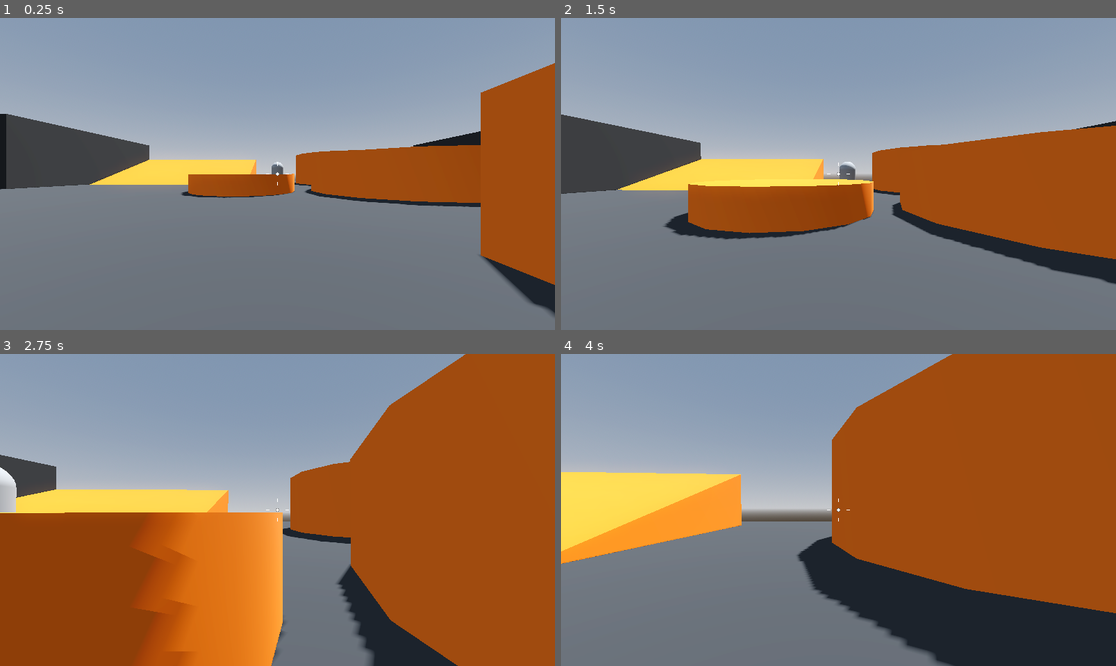
Above: before the commit, frames 1-4 (two rows, left to right).
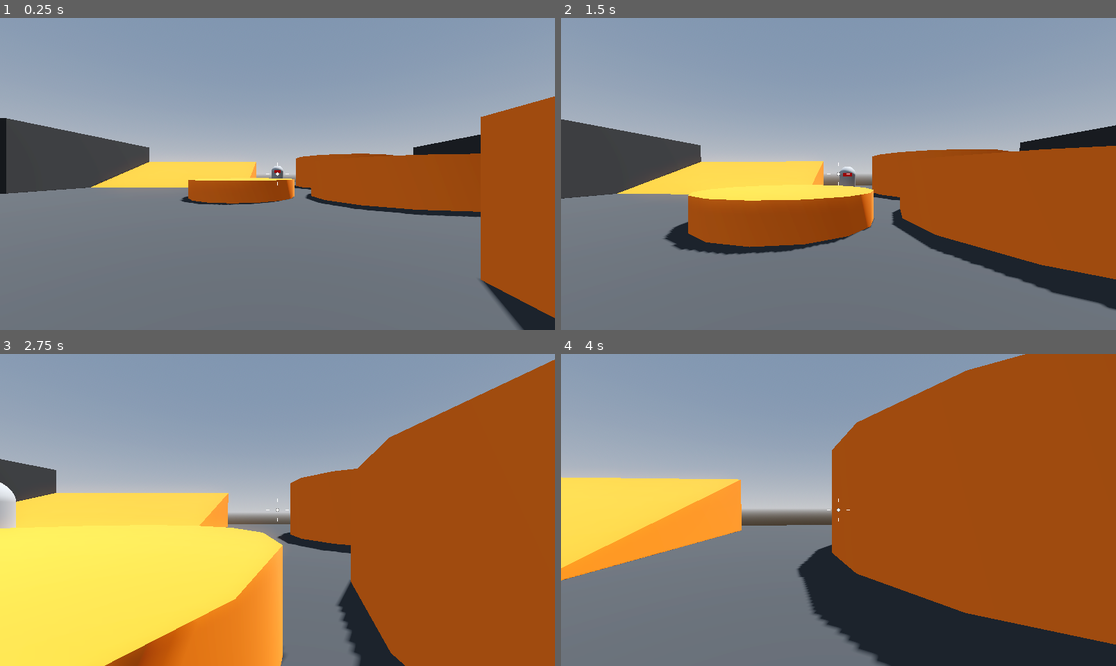
Above: after the commit, the same moments.

Repository: BlurryGames/RoboRampage
Game: Godot game, scene res://levels/sand_box.tscn
The game is run twice, just before and just after one commit, with the same random seed, the same clock (stepped at 60 frames per second) and the same inputs.
Inputs (mouse positions are in pixels of both pictures, inside the frame that each line leads up to):
- Up to frame 1 (0.25 s): no input
- Up to frame 2 (1.5 s): tap Enter at 0.5 s; move the mouse to (866, 174) at 0.52 s; hold W (move_forward) from 0.53 s (still down); tap Space (jump) at 0.77 s; move the mouse to (810, 174) at 1.27 s
- Up to frame 3 (2.75 s): keep holding W (move_forward); tap Space (jump) at 1.52 s; move the mouse to (288, 503) at 2.02 s
- Up to frame 4 (4 s): keep holding W (move_forward); move the mouse to (832, 516) at 2.77 s; tap Space (jump) at 3.02, 3.77 s; move the mouse to (877, 513) at 3.52 s

The runs differ from the first frame. In frame 1, 7.1% of the frame differs, in the area x 0-100%, y 14-100%; in frame 2, 11%; in frame 3, 28%, in the area x 0-100%, y 0-100%; in frame 4, 11%.

Commit message:
Section4: Robo Rampage / Lesson11: Enemy Attacks

Diff:
--- a/enemy/enemy.gd
+++ b/enemy/enemy.gd
@@ -5,12 +5,15 @@
 
 var player: Player = null
 
+@export var attack_range: float = 1.5
+
 var gravity: float = ProjectSettings.get_setting("physics/3d/default_gravity")
 var aggro_range: float = 12.0
 
 var provoked: bool = false
 
 @onready var navigation_agent_3d: NavigationAgent3D = $NavigationAgent3D
+@onready var animation_player: AnimationPlayer = $AnimationPlayer
 
 func _ready() -> void:
 	player = get_tree().get_first_node_in_group("Player")
@@ -29,7 +32,12 @@
 	if distance <= aggro_range:
 		provoked = true
 
+	if provoked:
+		if distance <= attack_range:
+			animation_player.play("attack")
+
 	if direction:
+		look_at_target(direction)
 		velocity.x = direction.x * SPEED
 		velocity.z = direction.z * SPEED
 	else:
@@ -37,3 +45,11 @@
 		velocity.z = move_toward(velocity.z, 0, SPEED)
 
 	move_and_slide()
+
+func look_at_target(direction: Vector3) -> void:
+	var adjusted_direction: Vector3 = direction
+	adjusted_direction.y = 0.0
+	look_at(global_position + adjusted_direction, Vector3.UP, true)
+
+func attack() -> void:
+	print("Enemy attack!")
--- a/enemy/enemy.tscn
+++ b/enemy/enemy.tscn
@@ -1,10 +1,115 @@
-[gd_scene load_steps=4 format=3 uid="uid://chluuyc70svg4"]
+[gd_scene load_steps=9 format=3 uid="uid://chluuyc70svg4"]
 
 [ext_resource type="Script" path="res://enemy/enemy.gd" id="1_j8gjy"]
 
 [sub_resource type="CapsuleMesh" id="CapsuleMesh_t1oei"]
 
 [sub_resource type="CapsuleShape3D" id="CapsuleShape3D_4qkis"]
+
+[sub_resource type="StandardMaterial3D" id="StandardMaterial3D_7m8a0"]
+albedo_color = Color(1, 0, 0, 1)
+
+[sub_resource type="BoxMesh" id="BoxMesh_5pie4"]
+size = Vector3(0.5, 0.2, 0.2)
+
+[sub_resource type="Animation" id="Animation_lwj8s"]
+resource_name = "attack"
+length = 0.5
+tracks/0/type = "value"
+tracks/0/imported = false
+tracks/0/enabled = true
+tracks/0/path = NodePath("Visor:position")
+tracks/0/interp = 1
+tracks/0/loop_wrap = true
+tracks/0/keys = {
+"times": PackedFloat32Array(0, 0.2, 0.5),
+"transitions": PackedFloat32Array(-2, -2, -2),
+"update": 0,
+"values": [Vector3(0, 0.5, 0.5), Vector3(0, 0.5, 0.6), Vector3(0, 0.5, 0.5)]
+}
+tracks/1/type = "value"
+tracks/1/imported = false
+tracks/1/enabled = true
+tracks/1/path = NodePath("Visor:scale")
+tracks/1/interp = 1
+tracks/1/loop_wrap = true
+tracks/1/keys = {
+"times": PackedFloat32Array(0, 0.2, 0.5),
+"transitions": PackedFloat32Array(-2, -2, -2),
+"update": 0,
+"values": [Vector3(1, 1, 1), Vector3(1.5, 1.5, 1.5), Vector3(1, 1, 1)]
+}
+tracks/2/type = "value"
+tracks/2/imported = false
+tracks/2/enabled = true
+tracks/2/path = NodePath("Visor:material_override:albedo_color")
+tracks/2/interp = 1
+tracks/2/loop_wrap = true
+tracks/2/keys = {
+"times": PackedFloat32Array(0, 0.2, 0.5),
+"transitions": PackedFloat32Array(-2, -2, -2),
+"update": 0,
+"values": [Color(1, 0, 0, 1), Color(1, 1, 1, 1), Color(1, 0, 0, 1)]
+}
+tracks/3/type = "method"
+tracks/3/imported = false
+tracks/3/enabled = true
+tracks/3/path = NodePath(".")
+tracks/3/interp = 1
+tracks/3/loop_wrap = true
+tracks/3/keys = {
+"times": PackedFloat32Array(0.2),
+"transitions": PackedFloat32Array(1),
+"values": [{
+"args": [],
+"method": &"attack"
+}]
+}
+
+[sub_resource type="Animation" id="Animation_7t68i"]
+length = 0.001
+tracks/0/type = "value"
+tracks/0/imported = false
+tracks/0/enabled = true
+tracks/0/path = NodePath("Visor:position")
+tracks/0/interp = 1
+tracks/0/loop_wrap = true
+tracks/0/keys = {
+"times": PackedFloat32Array(0),
+"transitions": PackedFloat32Array(1),
+"update": 0,
+"values": [Vector3(0, 0.5, 0.5)]
+}
+tracks/1/type = "value"
+tracks/1/imported = false
+tracks/1/enabled = true
+tracks/1/path = NodePath("Visor:scale")
+tracks/1/interp = 1
+tracks/1/loop_wrap = true
+tracks/1/keys = {
+"times": PackedFloat32Array(0),
+"transitions": PackedFloat32Array(1),
+"update": 0,
+"values": [Vector3(1, 1, 1)]
+}
+tracks/2/type = "value"
+tracks/2/imported = false
+tracks/2/enabled = true
+tracks/2/path = NodePath("Visor:material_override:albedo_color")
+tracks/2/interp = 1
+tracks/2/loop_wrap = true
+tracks/2/keys = {
+"times": PackedFloat32Array(0),
+"transitions": PackedFloat32Array(1),
+"update": 0,
+"values": [Color(1, 0, 0, 1)]
+}
+
+[sub_resource type="AnimationLibrary" id="AnimationLibrary_7exfv"]
+_data = {
+"RESET": SubResource("Animation_7t68i"),
+"attack": SubResource("Animation_lwj8s")
+}
 
 [node name="Enemy" type="CharacterBody3D"]
 script = ExtResource("1_j8gjy")
@@ -17,3 +122,13 @@
 
 [node name="NavigationAgent3D" type="NavigationAgent3D" parent="."]
 debug_enabled = true
+
+[node name="Visor" type="MeshInstance3D" parent="."]
+transform = Transform3D(1, 0, 0, 0, 1, 0, 0, 0, 1, 0, 0.5, 0.5)
+material_override = SubResource("StandardMaterial3D_7m8a0")
+mesh = SubResource("BoxMesh_5pie4")
+
+[node name="AnimationPlayer" type="AnimationPlayer" parent="."]
+libraries = {
+"": SubResource("AnimationLibrary_7exfv")
+}
Not shown: 1 places in player/player.tscn that only renumber resources
